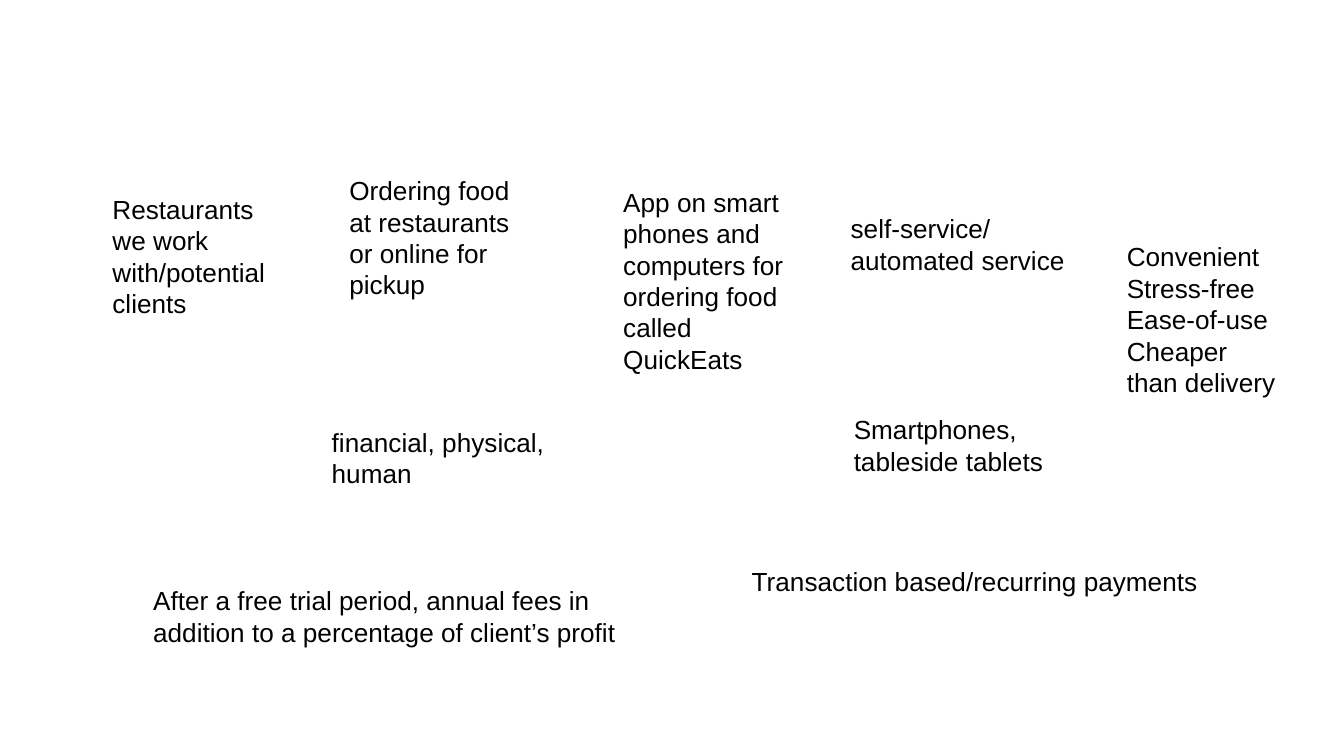
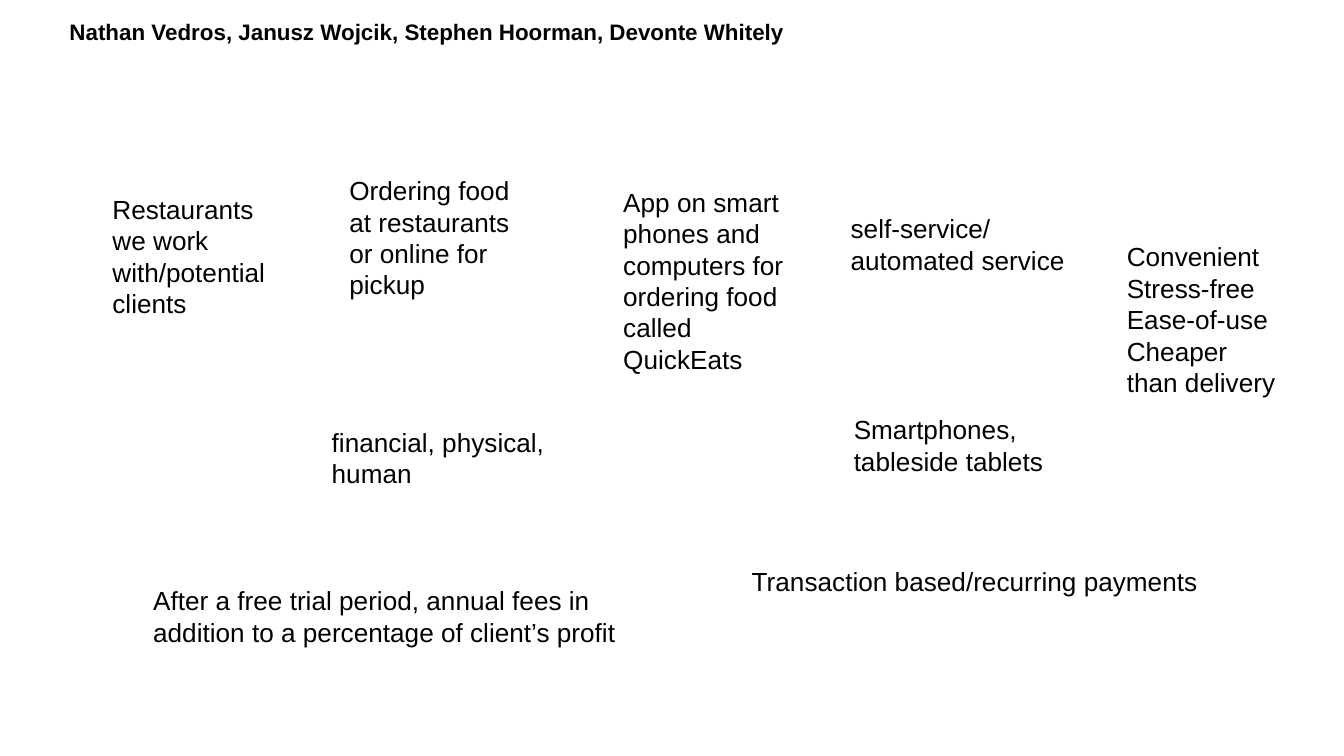
Before and after one commit to DevonteWhitely/QuickEats, a slide deck: slide 1 of QuickEats.pptx. Drawn at 1344x756 pixels with LibreOffice and Linux fonts; fonts in the diff are those of the drawing; background and template pictures are left out. Boxes give left, top, right and bottom in pixels: in the first picture for what was removed or moved away, otherwise in the second. Text is boxed around its words. In the diff, an @@ line names an element or a change of style, - is before the commit and + after.

```diff
--- a/QuickEats.pptx
+++ b/QuickEats.pptx
@@ text added at bbox=[69, 23, 784, 45], 12 pt, text #000000, bold @@
+Nathan Vedros, Janusz Wojcik, Stephen Hoorman, Devonte Whitely
```
Also in this commit, not shown: 1 other file.
